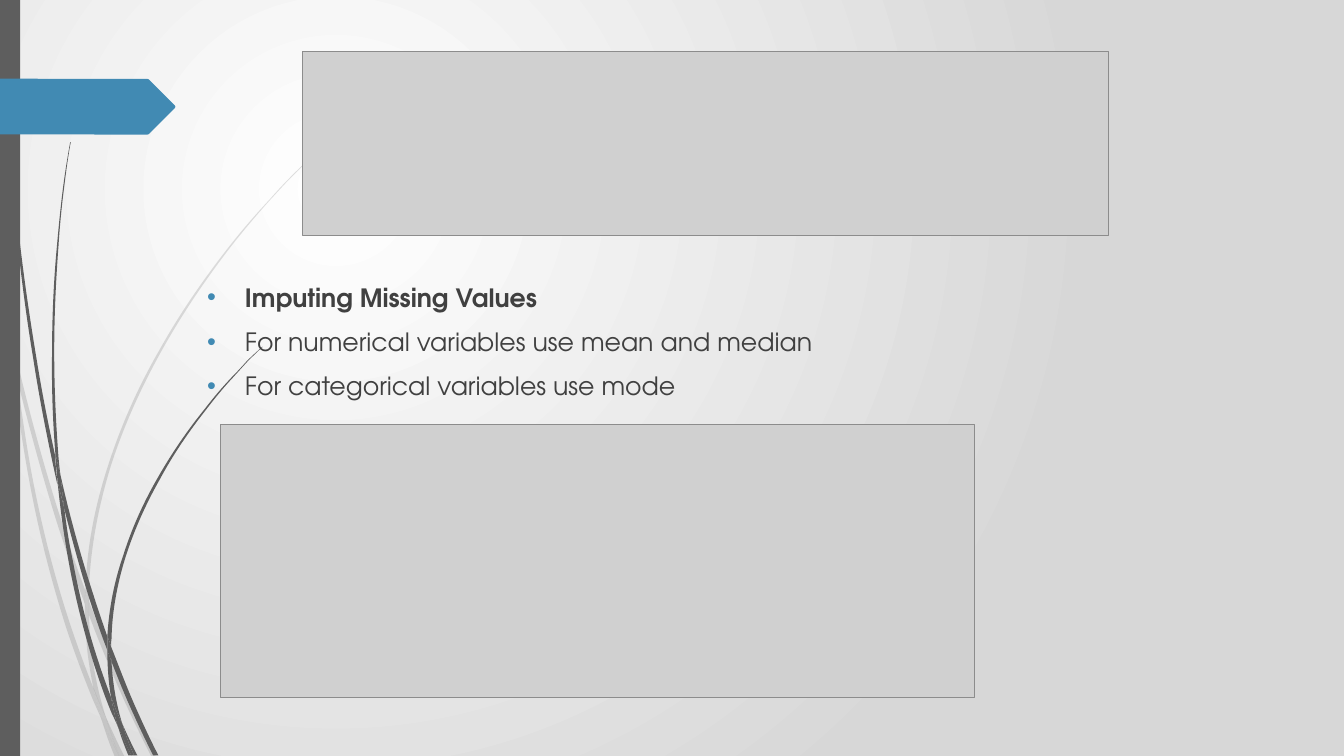
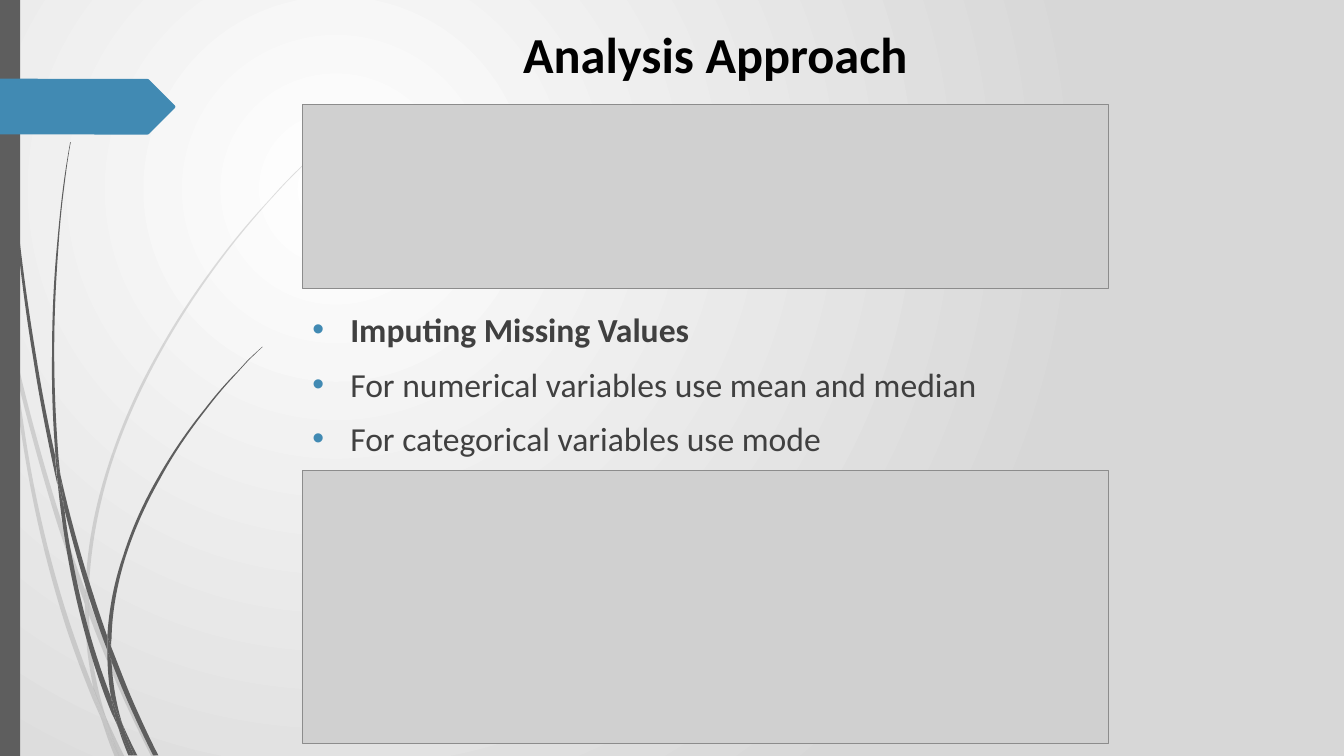
Before and after one commit to RavishankarDuMCA10/LendingClubCaseStudy, a slide deck: slide 9 of Case_Study.pptx. Drawn at 1344x756 pixels with LibreOffice and Linux fonts; fonts in the diff are those of the drawing; grey boxes stand for pictures. Boxes give left, top, right and bottom in pixels: in the first picture for what was removed or moved away, otherwise in the second. Text is boxed around its words. In the diff, an @@ line names an element or a change of style, - is before the commit and + after.

Commit message:
Added Bivariate Analysis to ppt

```diff
--- a/Case_Study.pptx
+++ b/Case_Study.pptx
@@ text added at (x1=523, y1=37, x2=908, y2=81), 36 pt, text #000000, bold @@
+Analysis Approach
@@ picture moved from (x1=302, y1=51, x2=1109, y2=235) to (x1=302, y1=105, x2=1109, y2=288) @@
@@ text "Imputing Missing Values" moved from (x1=245, y1=287, x2=812, y2=401) to (x1=350, y1=318, x2=977, y2=457) @@
@@ text "Imputing Missing Values" at (x1=350, y1=318, x2=977, y2=457): size 18 to 24 pt, font TeX Gyre Adventor to Calibri @@
@@ picture resized from (x1=221, y1=424, x2=975, y2=698) to (x1=302, y1=471, x2=1109, y2=744) @@
```
Also in this commit, not shown: 6 other slides changed, 30 slides added.
